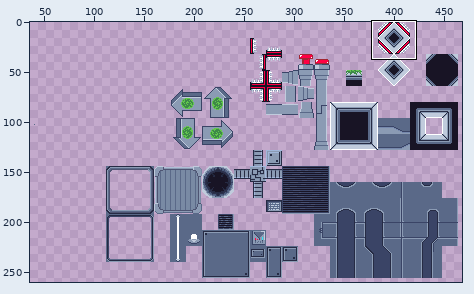
Sprite sheet -- levels/tileset.png. Above, an overview of the earlier version with the close-up marked.
Close-up. The starting point:
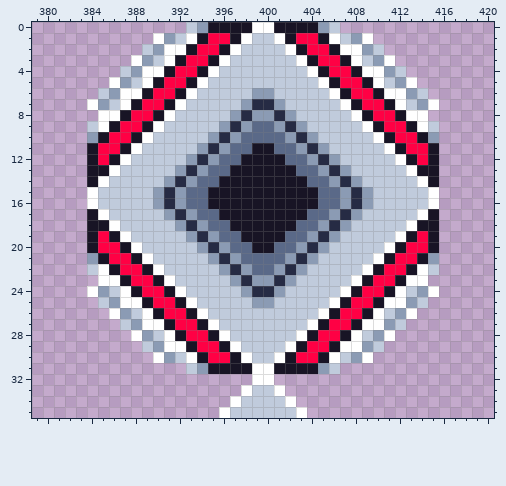
The file is 480x270 pixels. Colours within 5 levels of each other are drawn and written as one. Shown: x 379..420, y 0..35. The wide view leaves out empty margins.
The result:
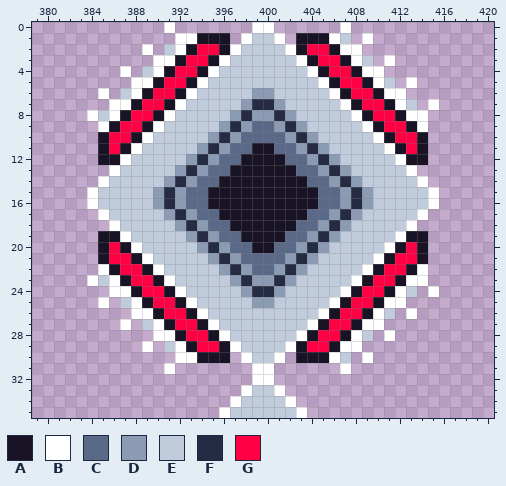
Palette (. is transparent): A #181425  B #ffffff  C #5a6988  D #8b9bb4  E #c0cbdc  F #262b44  G #ff0044
Diff:
Colour A replaces colour G in row 1 at x 395 to 396 and 403 to 404; in rows 11 to 12 at x 385 and 414; in rows 19 to 20 at x 385 and 414; in row 30 at x 395 to 396 and 403 to 404.
Colour B is added in row 0 at x 391 and 407; in row 8 at x 384; in row 23 at x 384; in row 31 at x 391 and 407.
Colour B replaces colour E in row 1 at x 392; in row 2 at x 389; in row 3 at x 390; in row 4 at x 387; in row 5 at x 388; in row 6 at x 385.
Colour B replaces colour E in row 7 at x 386; in row 24 at x 386; in row 25 at x 385; in row 26 at x 388; in row 27 at x 387; in row 28 at x 390.
Colour B replaces colour E in row 29 at x 389; in row 30 at x 392.
Colour E replaces colour B in row 2 at x 391; in row 4 at x 389; in row 6 at x 387; in row 8 at x 385; in row 23 at x 385; in row 25 at x 387.
Colour E replaces colour B in row 27 at x 389; in row 29 at x 391.
Colour A is gone in row 0 at x 395 to 398 and 401 to 404; in row 1 at x 397 and 402; in rows 11 to 12 at x 384 and 415; in row 13 at x 384 to 385 and 414 to 415; in row 14 at x 384 and 415; in row 17 at x 384 and 415.
Colour A is gone in row 18 at x 384 to 385 and 414 to 415; in rows 19 to 20 at x 384 and 415; in row 30 at x 397 and 402; in row 31 at x 395 to 398 and 401 to 404.
Colour B is gone in row 1 at x 390; in row 3 at x 388; in row 5 at x 386; in row 7 at x 384; in row 24 at x 384; in row 26 at x 386.
Colour B is gone in row 28 at x 388; in row 30 at x 390.
Colour D is gone in row 0 at x 394 and 405; in row 1 at x 391 and 408; in row 2 at x 390 and 409; in row 3 at x 389 and 410; in row 4 at x 388 and 411; in row 5 at x 387 and 412.
Colour D is gone in row 6 at x 386 and 413; in row 7 at x 385 and 414; in row 10 at x 384 and 415; in row 21 at x 384 and 415; in row 24 at x 385 and 414; in row 25 at x 386 and 413.
Colour D is gone in row 26 at x 387 and 412; in row 27 at x 388 and 411; in row 28 at x 389 and 410; in row 29 at x 390 and 409; in row 30 at x 391 and 408; in row 31 at x 394 and 405.
Colour E is gone in row 0 at x 393 and 406; in row 2 at x 410; in row 4 at x 412; in row 6 at x 414; in row 9 at x 384 and 415; in row 22 at x 384 and 415.
Colour E is gone in row 25 at x 414; in row 27 at x 412; in row 29 at x 410; in row 31 at x 393 and 406.
